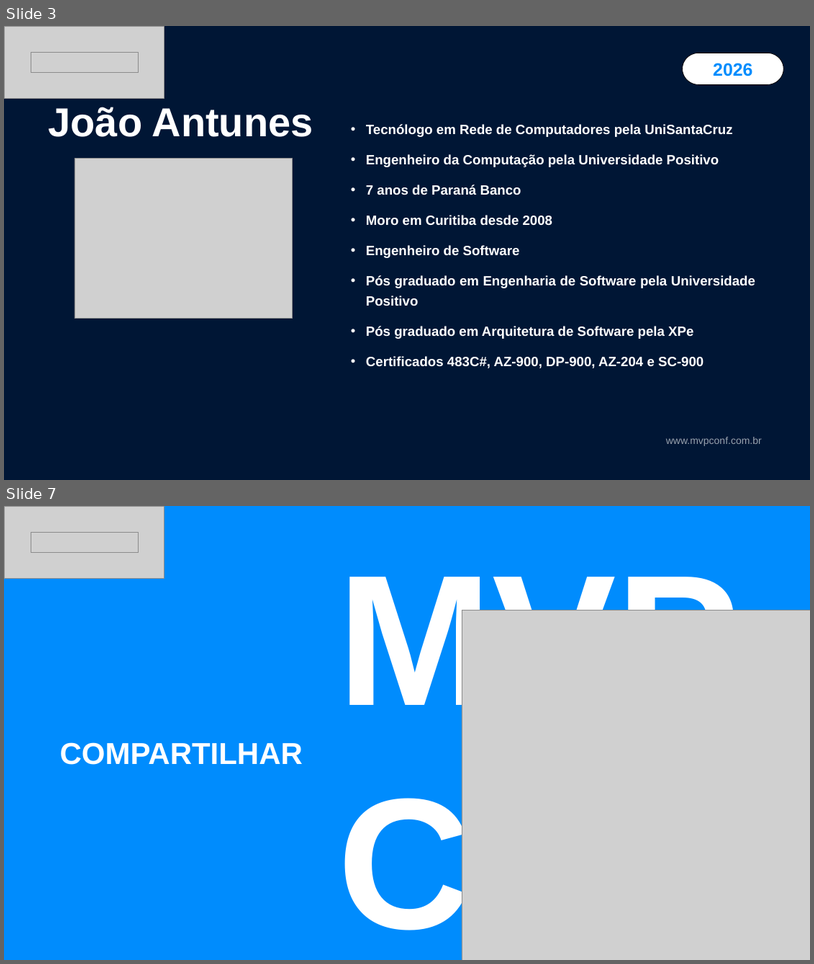
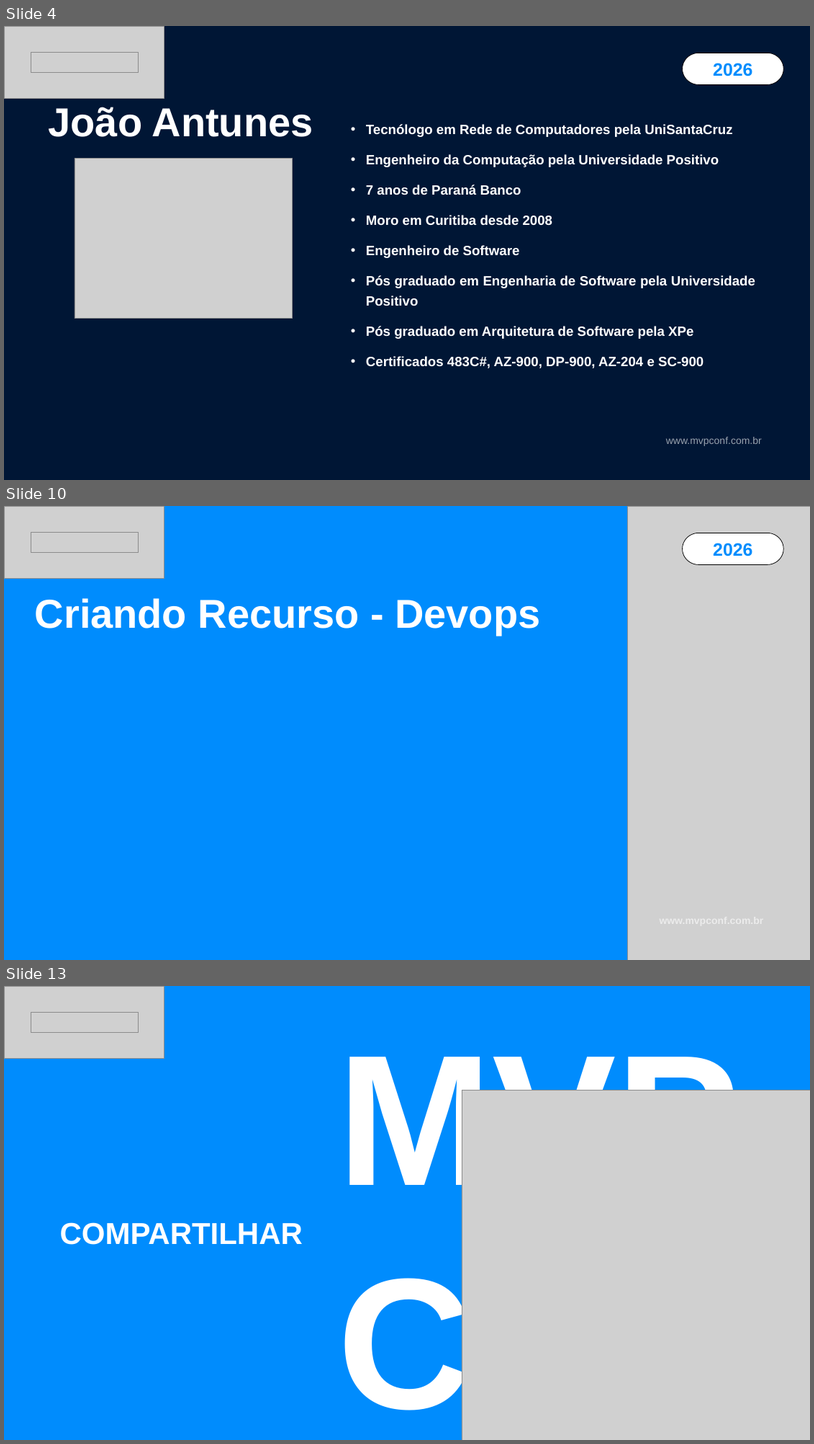
Before and after one commit to jpitapeva/keyvault_pipeline, a slide deck: Keyvault-MVPConf-2026.pptx. Shown one above the other, each under a label of ours: slides 3 and 7 before the commit, slides 4, 10 and 13 after it; the slides between them are not shown. The pictures are 814x964 and 814x1444 pixels, drawn with LibreOffice and Linux fonts; fonts in the diff are those of the drawing; grey boxes stand for pictures; background and template pictures are left out. Boxes give left, top, right and bottom in pixels: in the first picture for what was removed or moved away, otherwise in the second. Text is boxed around its words. In the diff, an @@ line names an element or a change of style, - is before the commit and + after.

```diff
--- a/Keyvault-MVPConf-2026.pptx
+++ b/Keyvault-MVPConf-2026.pptx
@@ slide 10 added at (x1=4, y1=506, x2=810, y2=960), background #008CFD @@
@@ picture added at (x1=4, y1=506, x2=164, y2=578) @@
@@ picture added at (x1=628, y1=506, x2=810, y2=960) @@
@@ picture added at (x1=31, y1=532, x2=138, y2=552) @@
@@ pill shape added at (x1=682, y1=533, x2=784, y2=565), fill #FFFFFF, outline #000000 1 pt, 32 pt, text #008CFD, bold @@
+2026
@@ text added at (x1=35, y1=598, x2=540, y2=635), 72 pt, text #FFFFFF, bold @@
+Criando Recurso - Devops
@@ what was slide 3 is now slide 4 @@
@@ what was slide 7 is now slide 13 @@
```
Also in this commit, not shown: 3 slides changed, 5 other slides added.
